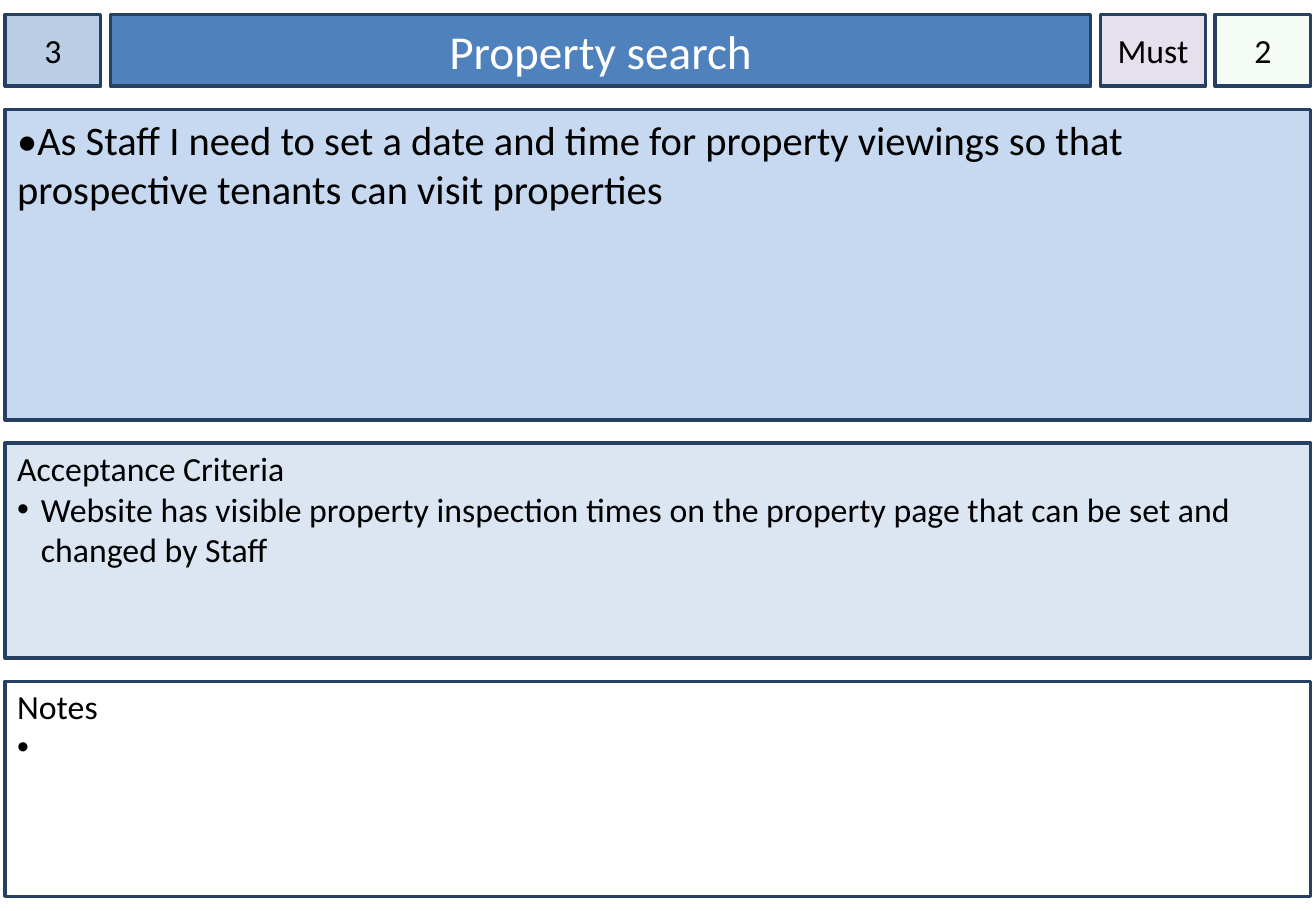
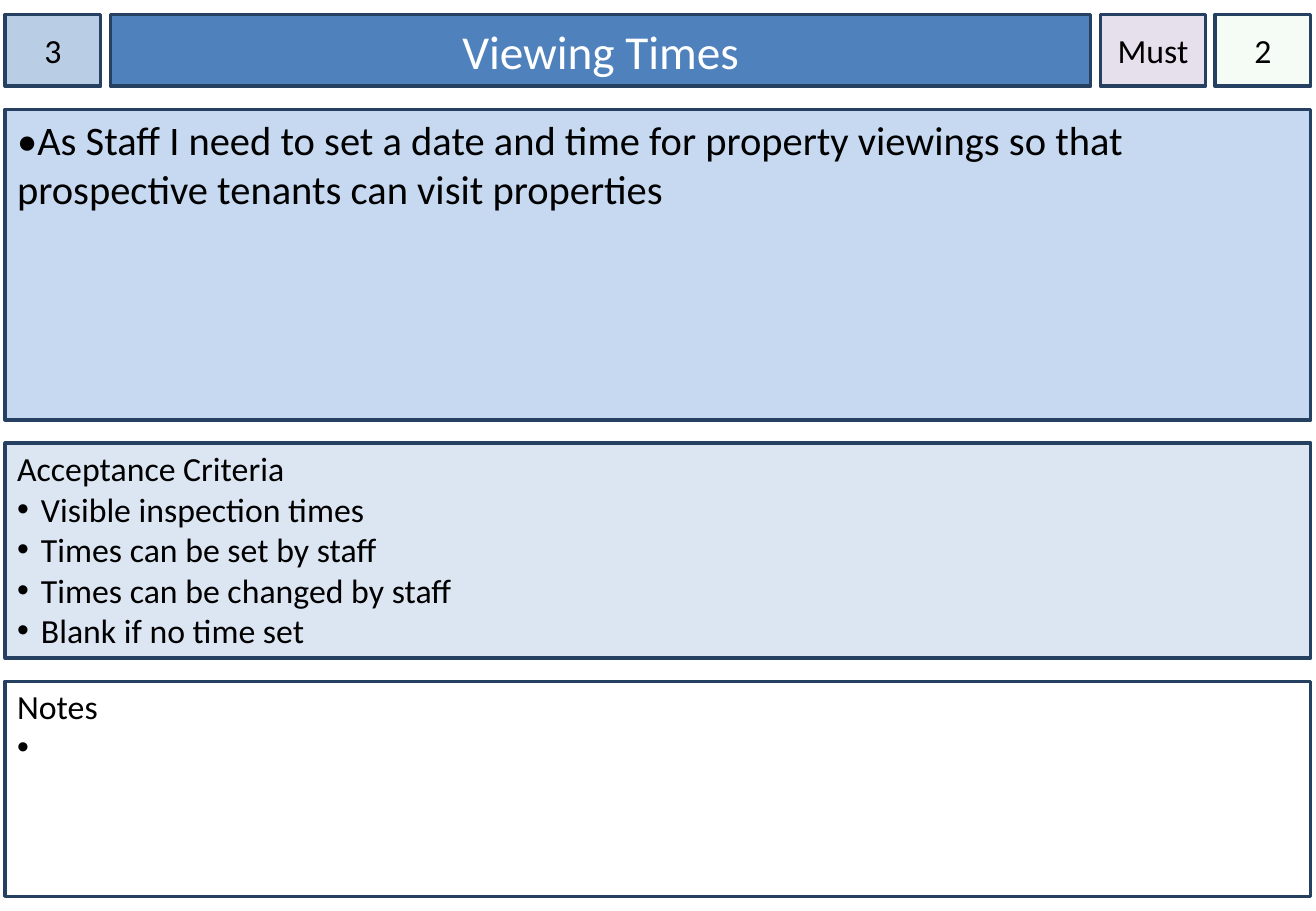
Before and after one commit to mdeclosey/IFB299, a slide deck: slide 4 of Documentation/Story Cards.pptx. Drawn at 1316x911 pixels with LibreOffice and Linux fonts; fonts in the diff are those of the drawing. Boxes give left, top, right and bottom in pixels: in the first picture for what was removed or moved away, otherwise in the second. Text is boxed around its words. In the diff, an @@ line names an element or a change of style, - is before the commit and + after.

```diff
--- a/Documentation/Story Cards.pptx
+++ b/Documentation/Story Cards.pptx
@@ text in rectangle at (462, 36, 738, 77): text changed @@
-Property search
+Viewing Times
@@ text in rectangle at (41, 498, 451, 644): text changed @@
-• Website has visible property inspection times on the property page that can be set and changed by Staff
+• Visible inspection times
+• Times can be set by staff
+• Times can be changed by staff
+• Blank if no time set
```
Also in this commit, not shown: 16 other slides changed, 1 slide removed, 1 other file.
